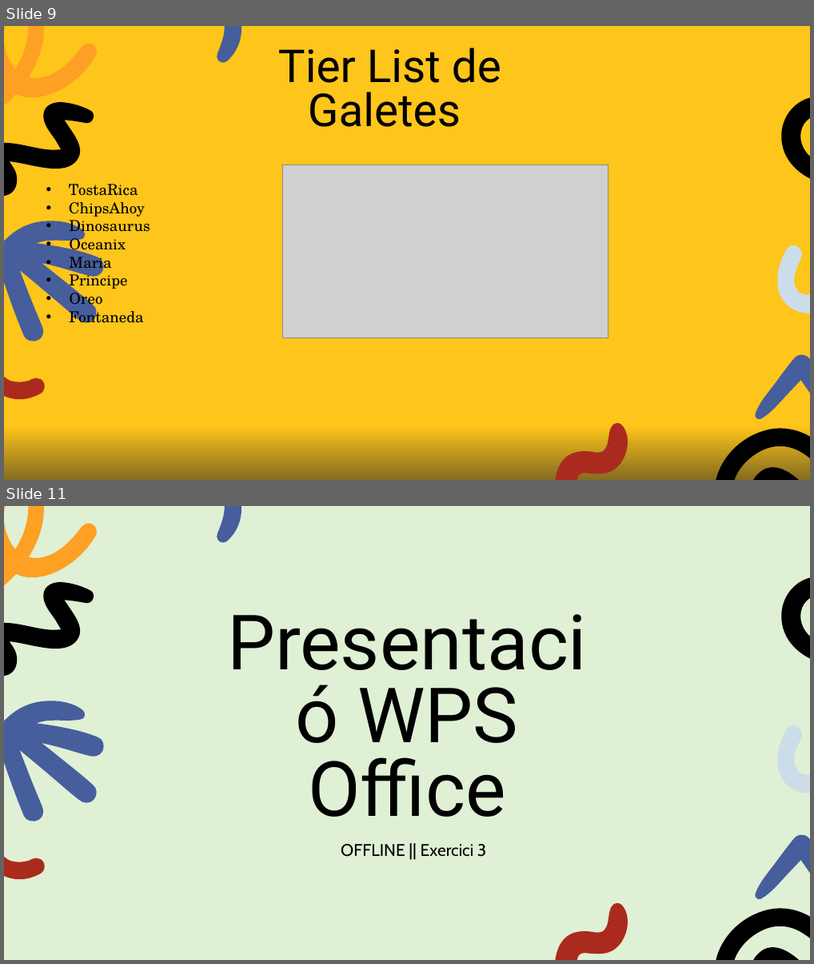
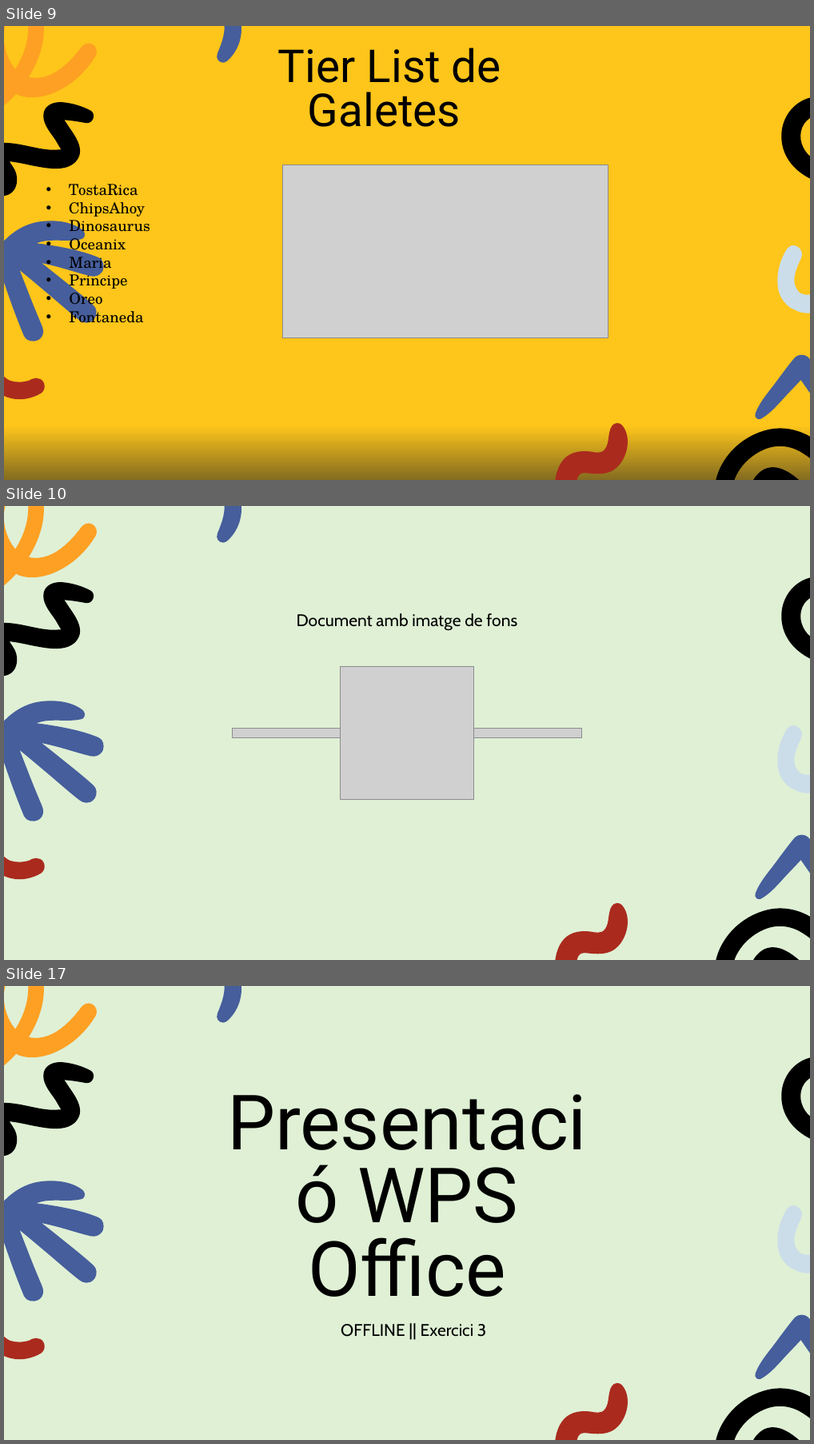
Before and after one commit to SebastianConstantinChiuariu/UD7.PM, a slide deck: OFFLINE/EXERCICI_3/Presentació WPS Office.pptx. Shown one above the other, each under a label of ours: slides 9 and 11 before the commit, slides 9, 10 and 17 after it; the slides between them are not shown. The pictures are 814x964 and 814x1444 pixels, drawn with LibreOffice and Linux fonts; fonts in the diff are those of the drawing; grey boxes stand for pictures. Boxes give left, top, right and bottom in pixels: in the first picture for what was removed or moved away, otherwise in the second. Text is boxed around its words. In the diff, an @@ line names an element or a change of style, - is before the commit and + after.

```diff
--- a/OFFLINE/EXERCICI_3/Presentació WPS Office.pptx
+++ b/OFFLINE/EXERCICI_3/Presentació WPS Office.pptx
@@ slide 10 added at bbox=[4, 506, 810, 960], background #DFF0D5; not listed: 11 template elements that a slide beside it also shows @@
@@ title added at bbox=[297, 613, 518, 631], 20 pt, text #000000 @@
+Document amb imatge de fons
@@ picture added at bbox=[341, 666, 474, 800] @@
@@ picture added at bbox=[233, 728, 582, 738] @@
@@ what was slide 11 is now slide 17 @@
```
Also in this commit, not shown: 6 other slides added, 1 slide removed.
